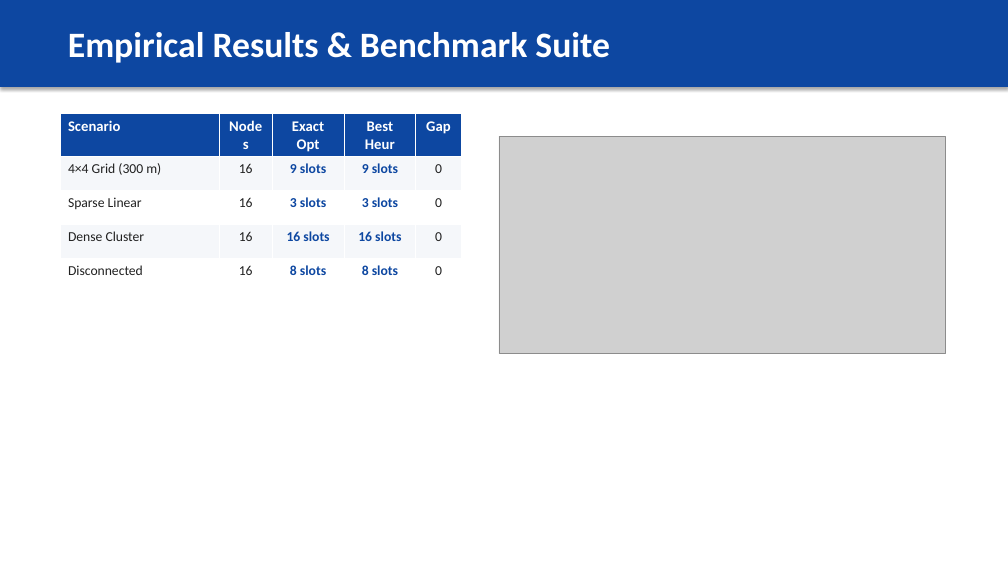
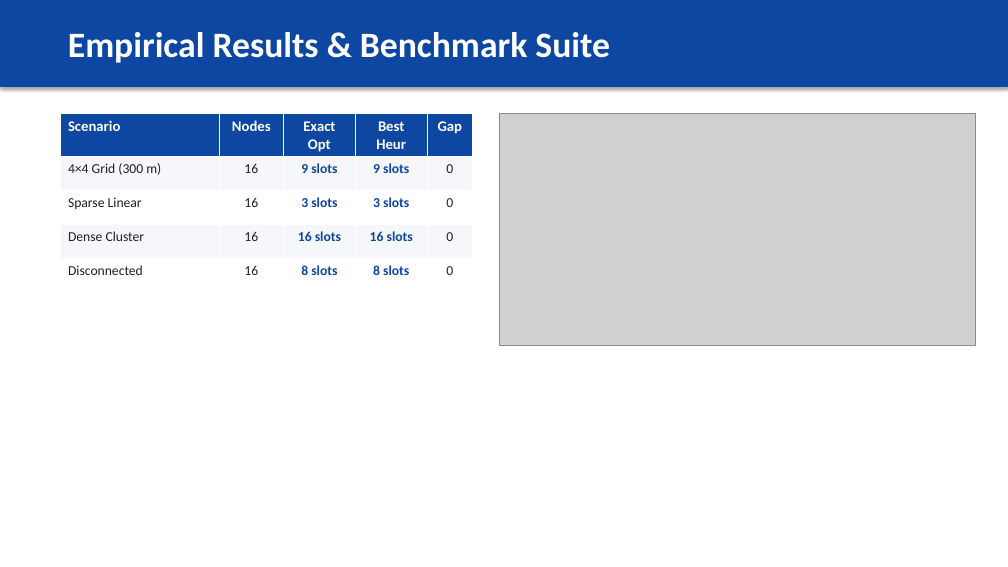
Before and after one commit to athishio/tdma-schedule-optimizer, a slide deck: slide 6 of docs/presentation.pptx. Drawn at 1008x567 pixels with LibreOffice and Linux fonts; fonts in the diff are those of the drawing; grey boxes stand for pictures. Boxes give left, top, right and bottom in pixels: in the first picture for what was removed or moved away, otherwise in the second. Text is boxed around its words. In the diff, an @@ line names an element or a change of style, - is before the commit and + after.

Commit message:
docs: fix schedule injection claim, table header, repo URLs, 0% loss, and enlarge slide images

```diff
--- a/docs/presentation.pptx
+++ b/docs/presentation.pptx
@@ table: place and size @@
-table at box(60, 113, 461, 284)
+table at box(60, 113, 473, 284)
@@ picture: place and size @@
-picture at box(499, 136, 945, 354)
+picture at box(499, 113, 975, 346)
```
Also in this commit, not shown: 1 other slide changed, 3 other files.
